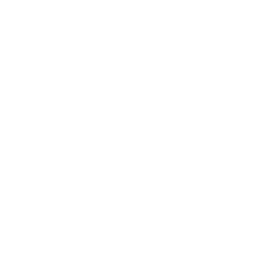
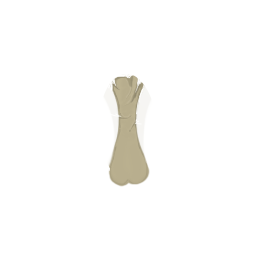
Layered file, before and after one edit (256px x 256px). Changes by layer:
added layer "Laag 1" above "Ellipse 3" over [108, 75, 150, 187]
painted on "Ellipse 3" over [103, 74, 152, 182]
